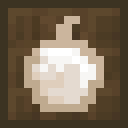
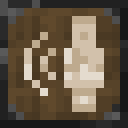
Layers edited between the first and the second w=128, h=128 image:
added layer "player_detector" in group "top" over (24, 16, 104, 112)
renamed "item_detector_top.png" to "item_detector", hid it, painted on it over (24, 16, 104, 112)
added layer "onyx_base" in group "top" over (0, 0, 128, 128)
hid "base" over (0, 0, 128, 128)
